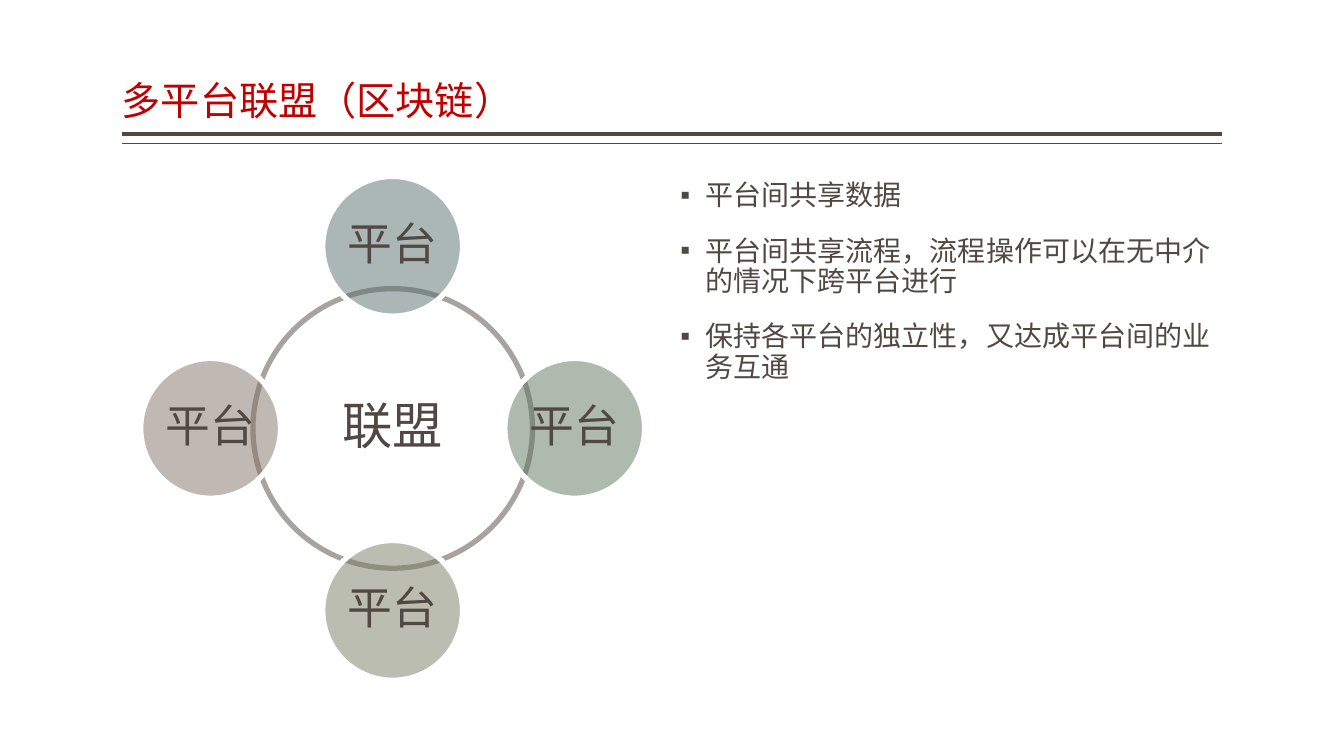
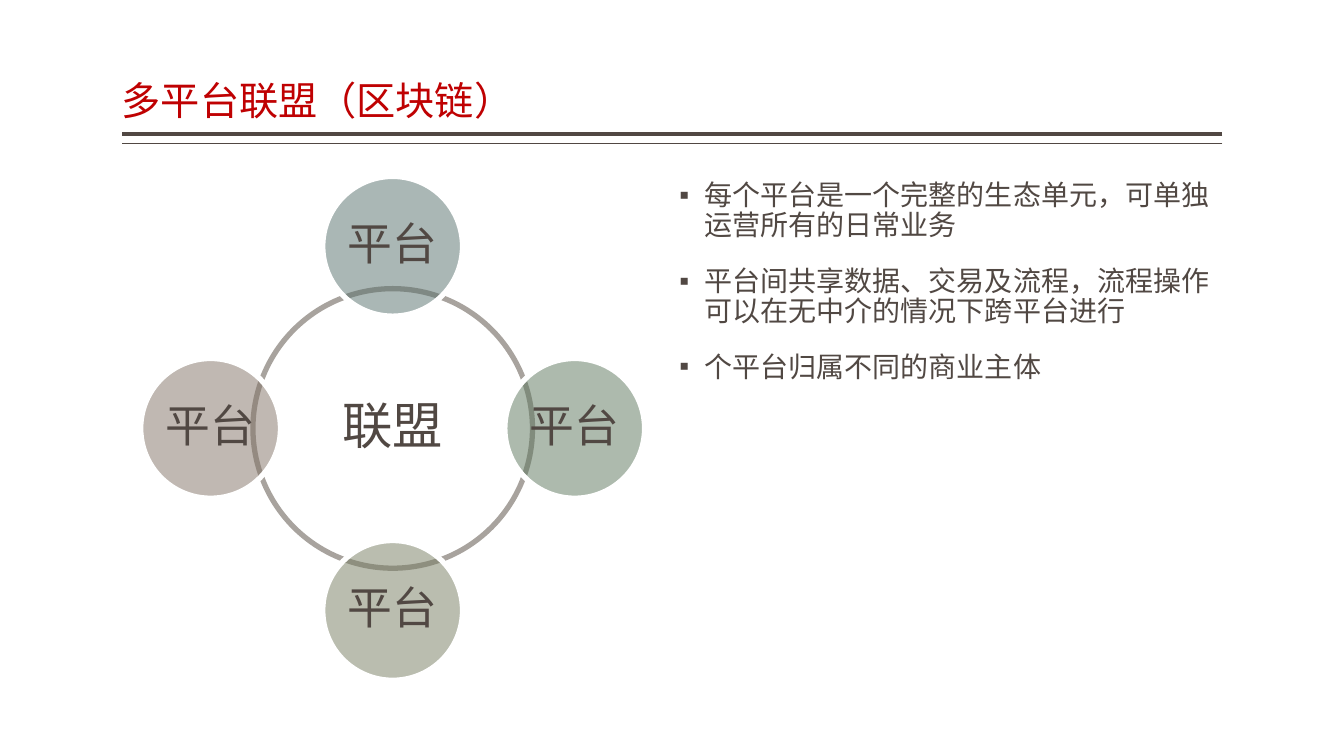
Before and after one commit to jzgi/chainsmart, a slide deck: slide 7 of Docs/品链应用参考设计.pptx (slide 6 before the commit). Drawn at 1344x756 pixels with LibreOffice and Linux fonts; fonts in the diff are those of the drawing. Boxes give left, top, right and bottom in pixels: in the first picture for what was removed or moved away, otherwise in the second. Text is boxed around its words. In the diff, an @@ line names an element or a change of style, - is before the commit and + after.

```diff
--- a/Docs/品链应用参考设计.pptx
+++ b/Docs/品链应用参考设计.pptx
@@ text at (705, 181, 1210, 380): text changed @@
-▪ 平台间共享数据
-▪ 平台间共享流程，流程操作可以在无中介的情况下跨平台进行
-▪ 保持各平台的独立性，又达成平台间的业务互通
+▪ 每个平台是一个完整的生态单元，可单独运营所有的日常业务
+▪ 平台间共享数据、交易及流程，流程操作可以在无中介的情况下跨平台进行
+▪ 个平台归属不同的商业主体
```
Also in this commit, not shown: 2 slides added, 18 other files.
